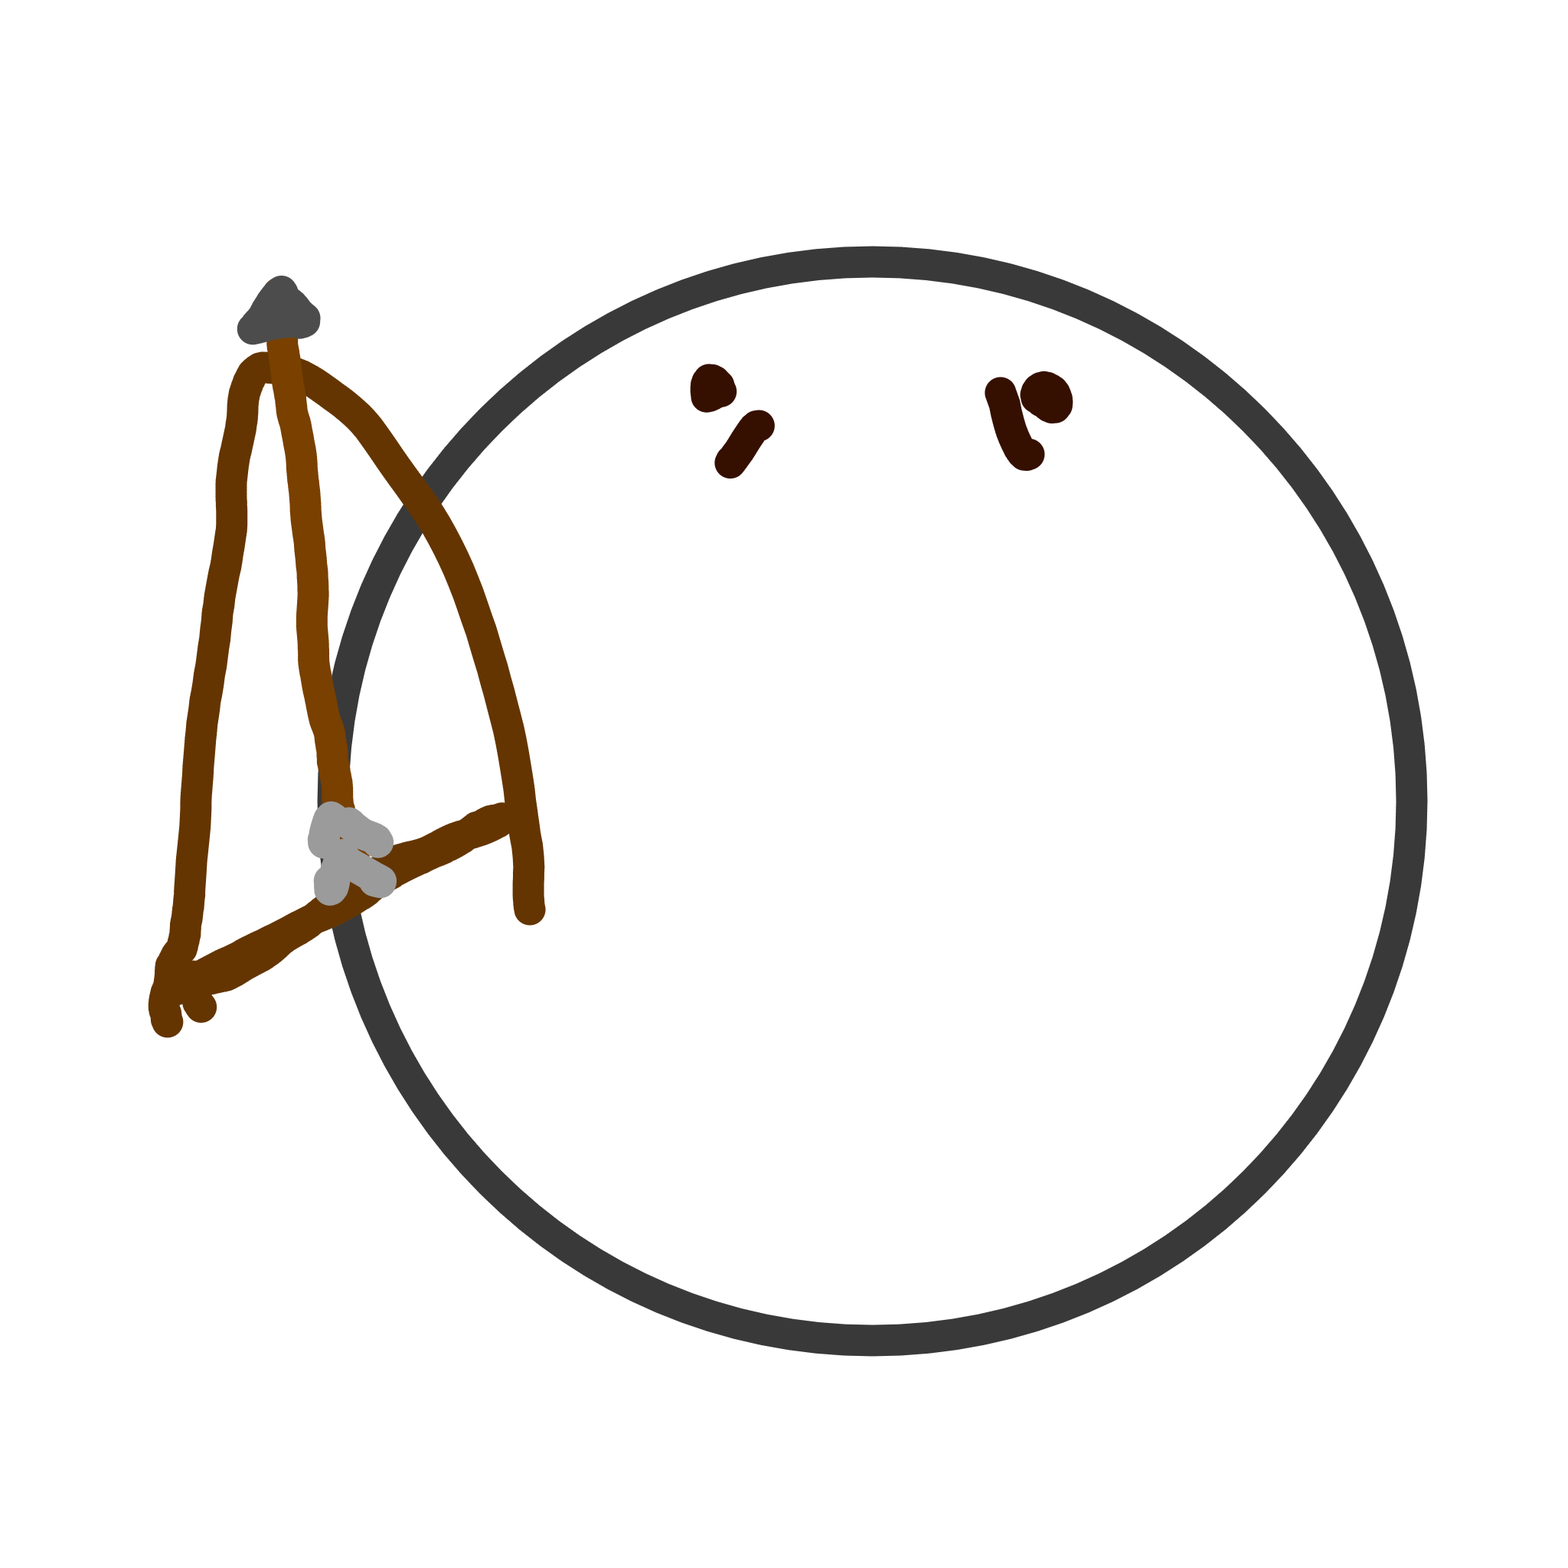
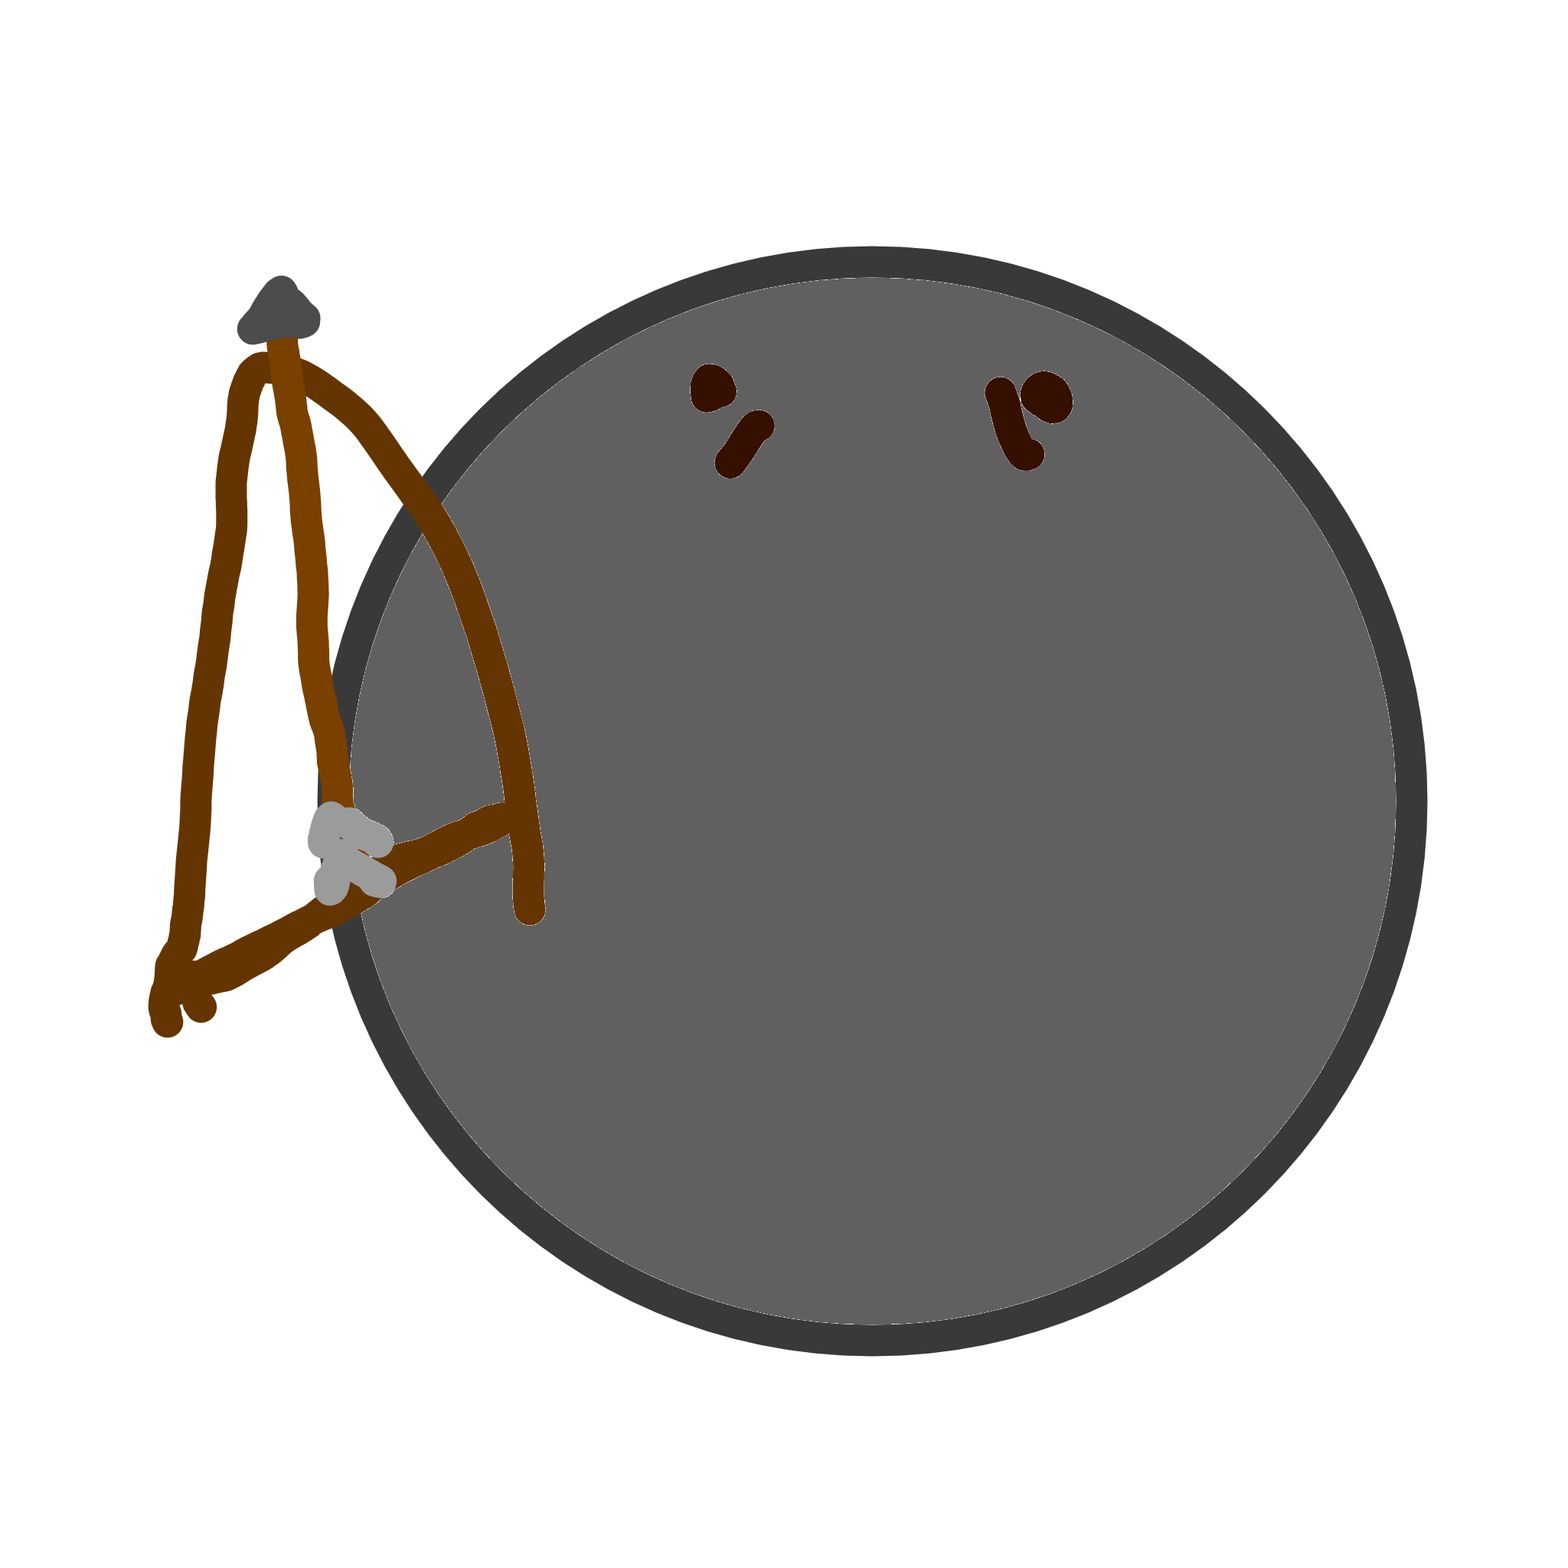
Layer changes from the first 1568 x 1568 image to the second:
painted on "Paint Layer 1" over (350, 277, 1396, 1325)
painted on "Background" over (350, 277, 1396, 1325)